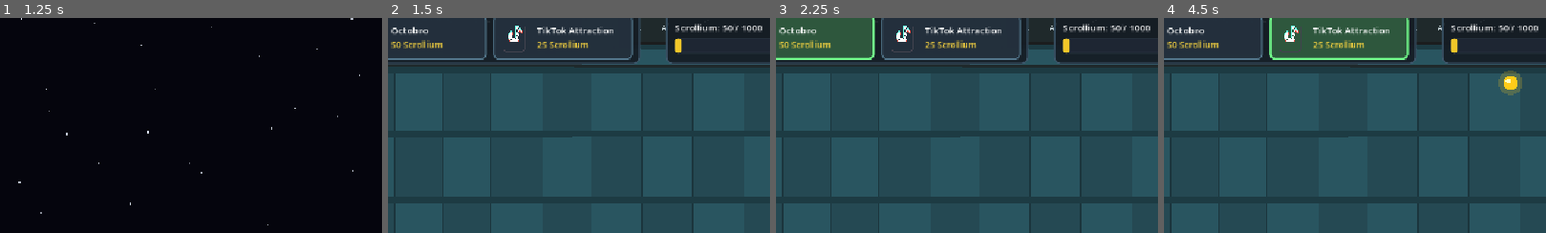
Above: before the commit, frames 1-4 (left to right).
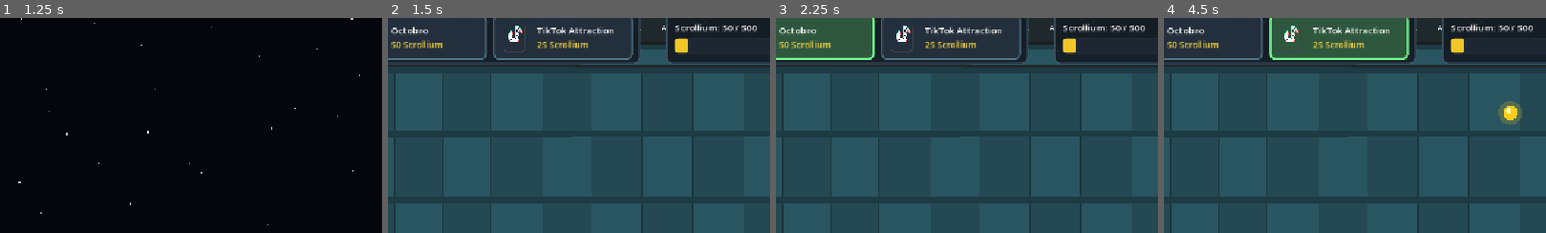
Above: after the commit, the same moments.

Repository: BogdanMartynenko/Apollo-666
Game: Godot game, scene res://Scenes/MainMenu.tscn
The game is run twice, just before and just after one commit, with the same random seed, the same clock (stepped at 60 frames per second) and the same inputs. Sound files missing from this copy of the repository are replaced by a short silence.
Inputs (mouse positions are % of the whole screen's width and height, from its top left):
- Up to frame 1 (1.25 s): click (46, 79) at 0.5 s
- Up to frame 2 (1.5 s): tap Space at 1.25 s; move the mouse to (72, 45) at 1.27 s; click (72, 45) at 1.42 s
- Up to frame 3 (2.25 s): tap Space at 1.52 s; click (19, 8) at 2 s
- Up to frame 4 (4.5 s): click (38, 8) at 2.75 s; click (19, 8) at 3.5 s; click (38, 8) at 4.25 s
The pictures show only the part of the screen within x 15-65%, y 3-53%; the shares and areas given below are measured in that part.

Frame 1 is identical in both runs. In frame 2, 0.2% of the frame differs, in the area x 76-98%, y 3-17%; in frame 3, 0.2%; in frame 4, 1.3%, in the area x 76-98%, y 3-51%.

Commit message:
Increase Scrollium orb spawn rate and set goal limit to 500

Diff:
--- a/Scenes/EnergySpawner.gd
+++ b/Scenes/EnergySpawner.gd
@@ -5,7 +5,7 @@
 @export var energy_orb_scene: PackedScene
 
 # Time between spawning energy orbs
-@export var spawn_interval: float = 4.0
+@export var spawn_interval: float = 3.0
 
 var time_since_last_spawn: float = 0.0
 
--- a/Scenes/Main.tscn
+++ b/Scenes/Main.tscn
@@ -135,7 +135,7 @@
 [node name="EnergyLabel" type="Label" parent="CanvasLayer/Control/BatteryPanel/MarginContainer/BatteryUI" unique_id=1618361042]
 layout_mode = 2
 theme_override_font_sizes/font_size = 14
-text = "Scrollium: 50 / 1000"
+text = "Scrollium: 50 / 500"
 
 [node name="EnergyBar" type="ProgressBar" parent="CanvasLayer/Control/BatteryPanel/MarginContainer/BatteryUI" unique_id=1284988184]
 custom_minimum_size = Vector2(204, 22)
@@ -143,7 +143,7 @@
 mouse_filter = 2
 theme_override_styles/background = SubResource("StyleBoxFlat_bar_bg")
 theme_override_styles/fill = SubResource("StyleBoxFlat_bar_fill")
-max_value = 1000.0
+max_value = 500.0
 show_percentage = false
 
 [node name="GameOverPanel" type="PanelContainer" parent="CanvasLayer"]
--- a/Scenes/energy_manager.gd
+++ b/Scenes/energy_manager.gd
@@ -5,7 +5,7 @@
 signal energy_changed(new_amount: int)
 
 # Battery settings
-@export var max_energy: int = 1000
+@export var max_energy: int = 500
 
 # Current energy stored in the battery (starts with 50 like PvZ)
 @export var current_energy: int = 50
